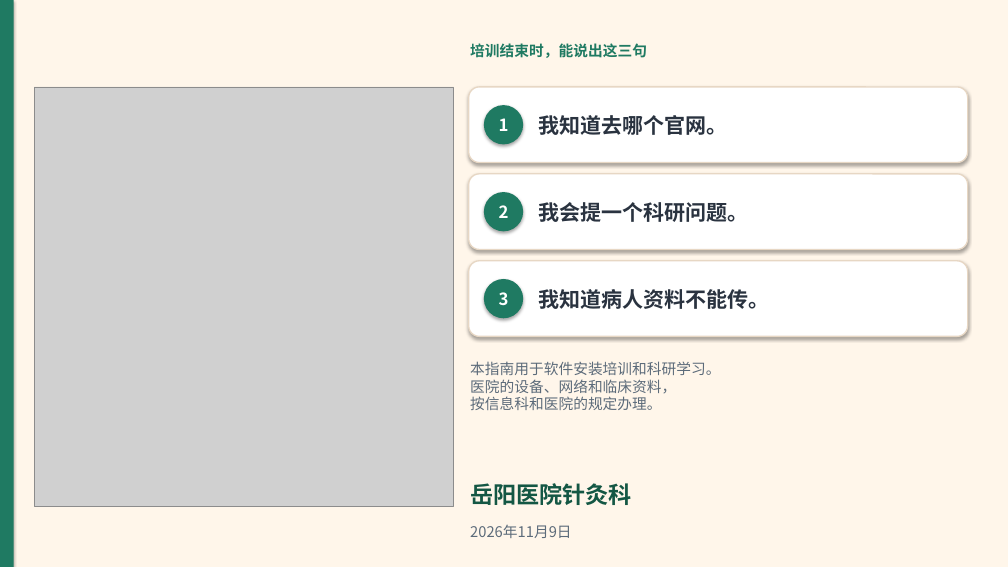
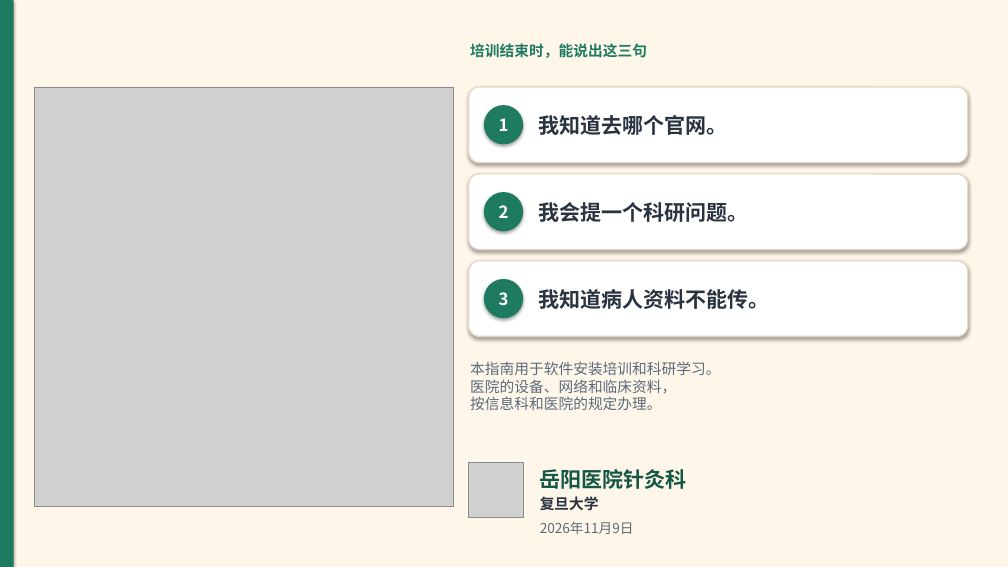
Before and after one commit to hujigang2010-maker/AIDEN, a slide deck: slide 26 of output/岳阳医院针灸科-VPN及国外AI软件安装使用指南.pptx (slide 23 before the commit). Drawn at 1008x567 pixels with LibreOffice and Linux fonts; fonts in the diff are those of the drawing; grey boxes stand for pictures. Boxes give left, top, right and bottom in pixels: in the first picture for what was removed or moved away, otherwise in the second. Text is boxed around its words. In the diff, an @@ line names an element or a change of style, - is before the commit and + after.

```diff
--- a/output/岳阳医院针灸科-VPN及国外AI软件安装使用指南.pptx
+++ b/output/岳阳医院针灸科-VPN及国外AI软件安装使用指南.pptx
@@ picture added at (x1=469, y1=463, x2=523, y2=517) @@
@@ text "岳阳医院针灸科" moved from (x1=470, y1=483, x2=631, y2=505) to (x1=540, y1=469, x2=687, y2=489) @@
@@ text "岳阳医院针灸科" at (x1=540, y1=469, x2=687, y2=489): size 22 to 20 pt @@
@@ text added at (x1=540, y1=496, x2=599, y2=510), 14 pt, text #2A3340, bold @@
+复旦大学
@@ text "2026年11月9日" moved from (x1=470, y1=525, x2=571, y2=538) to (x1=540, y1=521, x2=634, y2=534) @@
@@ text "2026年11月9日" at (x1=540, y1=521, x2=634, y2=534): size 14 to 13 pt @@
```
Also in this commit, not shown: 20 other slides changed, 5 slides added, 2 slides removed, 4 other files.
